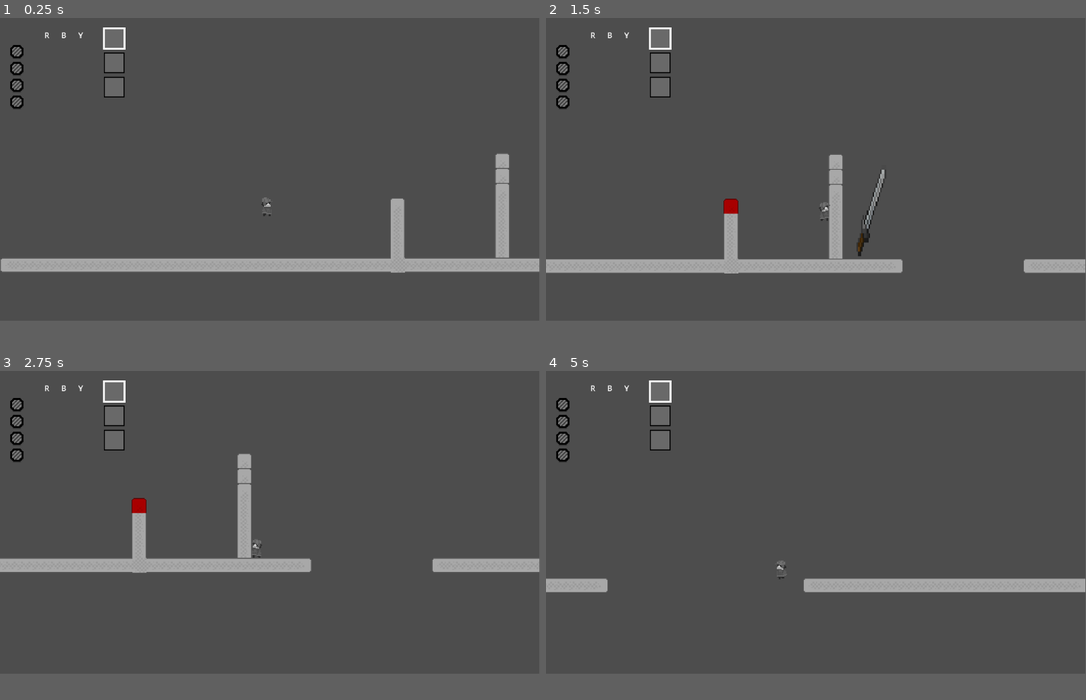
Above: before the commit, frames 1-4 (two rows, left to right).
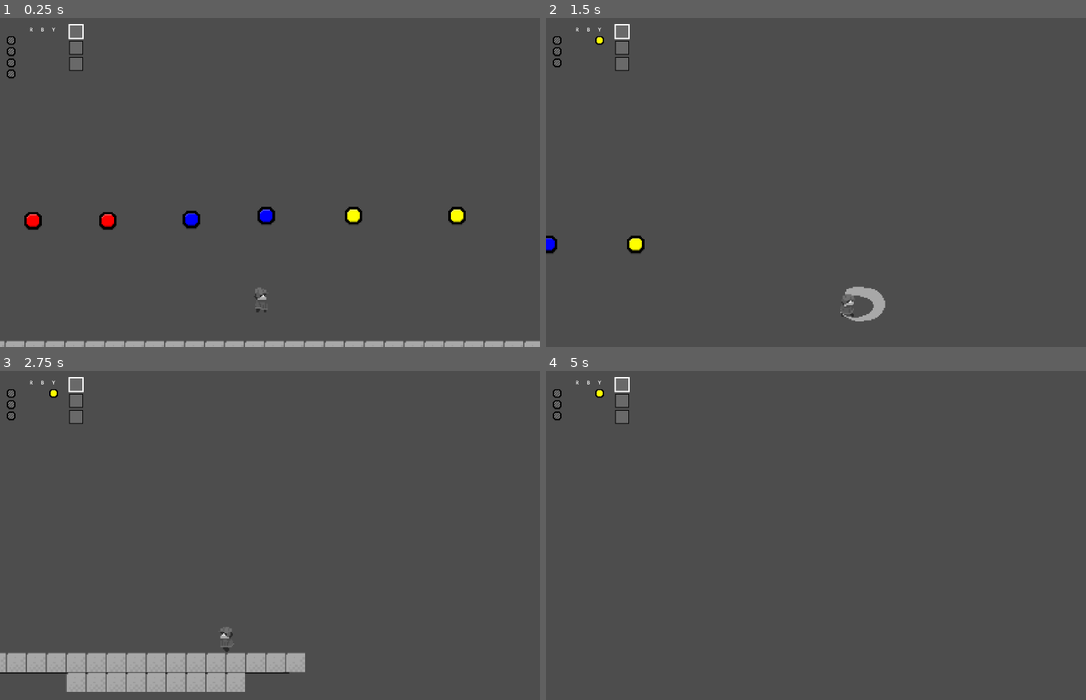
Above: after the commit, the same moments.

Repository: HimeWoo/untitled-paint-game
Game: Godot game, scene res://scenes/item_test.tscn
Same seed, same stepped clock (60 frames per second), same inputs: the game is played once before the commit and once after it. Before the commit the project starts from res://scenes/levels/tutorial.tscn.
Inputs (mouse positions are in pixels of both pictures, inside the frame that each line leads up to):
- Up to frame 1 (0.25 s): no input
- Up to frame 2 (1.5 s): tap Enter (queue_confirm) at 0.5 s; move the mouse to (934, 152) at 0.52 s; hold D (move_right) from 0.53 s (still down); tap Shift (dash) at 0.6 s; click (934, 152) at 0.67 s; tap Space (jump) at 0.77 s; tap J (melee_attack) at 0.8, 1.35 s; move the mouse to (708, 185) at 1.27 s
- Up to frame 3 (2.75 s): tap Space (jump) at 1.52 s; tap S (look_down, bound only after the commit) at 1.55 s; move the mouse to (324, 456) at 2.02 s; release D (move_right) at 2.03 s; hold A (move_left) from 2.03 s (still down); hold S (look_down, bound only after the commit) from 2.03 s (still down); tap W (look_up, bound only after the commit) at 2.3 s
- Up to frame 4 (5 s): move the mouse to (789, 581) at 2.77 s; release A (move_left) at 2.78 s; release S (look_down, bound only after the commit) at 2.78 s; hold D (move_right) 2.78-4.28 s; tap W (look_up, bound only after the commit) at 2.85 s; click (789, 581) at 2.92 s; tap Space (jump) at 3.02, 3.77, 4.52 s; tap Shift (dash) at 3.05, 3.6 s; move the mouse to (978, 568) at 3.52 s; tap J (melee_attack) at 3.8, 4.35 s; move the mouse to (654, 476) at 4.27 s; hold A (move_left) from 4.28 s (still down); tap S (look_down, bound only after the commit) at 4.55 s
In our replay, the window is 799x449 before the commit and 800x488 after it. These sizes can differ from the game's own. Grey fills any space a smaller window leaves; there, only what the larger window draws over its background counts as a difference.

The runs differ from the first frame. In frame 1, 9.4% of the frame differs, in the area x 0-100%, y 1-100%; in frame 2, 7.0%; in frame 3, 11%, in the area x 0-100%, y 1-98%; in frame 4, 4.2%.

Commit message:
add: player anims for slashing

Diff:
--- a/untitled-paint-game/project.godot
+++ b/untitled-paint-game/project.godot
@@ -11,13 +11,18 @@
 [application]
 
 config/name="untitled-paint-game"
-run/main_scene="uid://mw8qnwfxu075"
+run/main_scene="uid://5j7165prjd2j"
 config/features=PackedStringArray("4.5", "GL Compatibility")
 config/icon="res://assets/icon.svg"
 
 [autoload]
 
 UISignals="*res://scripts/ui/ui_signals.gd"
+
+[display]
+
+window/size/viewport_width=1732
+window/size/viewport_height=1058
 
 [input]
 
@@ -86,6 +91,16 @@
 "events": [Object(InputEventKey,"resource_local_to_scene":false,"resource_name":"","device":-1,"window_id":0,"alt_press …(192 unchanged characters)…
 ]
 }
+look_up={
+"deadzone": 0.2,
+"events": [Object(InputEventKey,"resource_local_to_scene":false,"resource_name":"","device":-1,"window_id":0,"alt_pressed":false,"shift_pressed":false,"ctrl_pressed":false,"meta_pressed":false,"pressed":false,"keycode":0,"physical_keycode":87,"key_label":0,"unicode":119,"location":0,"echo":false,"script":null)
+]
+}
+look_down={
+"deadzone": 0.2,
+"events": [Object(InputEventKey,"resource_local_to_scene":false,"resource_name":"","device":-1,"window_id":0,"alt_pressed":false,"shift_pressed":false,"ctrl_pressed":false,"meta_pressed":false,"pressed":false,"keycode":0,"physical_keycode":83,"key_label":0,"unicode":115,"location":0,"echo":false,"script":null)
+]
+}
 
 [layer_names]
 
--- a/untitled-paint-game/scenes/MeleeAttack.tscn
+++ b/untitled-paint-game/scenes/MeleeAttack.tscn
@@ -6,7 +6,7 @@
 [sub_resource type="RectangleShape2D" id="RectangleShape2D_om11h"]
 
 [node name="MeleeAttack" type="Area2D"]
-scale = Vector2(4.4366307, 4.631315)
+scale = Vector2(1.4001459, 1.7144544)
 script = ExtResource("1_xyme3")
 
 [node name="CollisionShape2D" type="CollisionShape2D" parent="."]
@@ -14,6 +14,7 @@
 shape = SubResource("RectangleShape2D_om11h")
 
 [node name="Sprite2D" type="Sprite2D" parent="CollisionShape2D"]
+visible = false
 position = Vector2(2.9802322e-08, -0.12498224)
 scale = Vector2(0.024449877, 0.024144296)
 texture = ExtResource("2_om11h")
--- a/untitled-paint-game/scenes/item_test.tscn
+++ b/untitled-paint-game/scenes/item_test.tscn
@@ -171,7 +171,7 @@
 [node name="Camera2D" type="Camera2D" parent="Player"]
 position = Vector2(7, -77)
 scale = Vector2(5.9099555, -5.2295876)
-zoom = Vector2(2, 2)
+zoom = Vector2(4, 4)
 process_callback = 0
 position_smoothing_enabled = true
 position_smoothing_speed = 6.0
--- a/untitled-paint-game/scenes/player.tscn
+++ b/untitled-paint-game/scenes/player.tscn
@@ -1,8 +1,12 @@
-[gd_scene load_steps=16 format=3 uid="uid://b3rae3dafdwir"]
+[gd_scene load_steps=32 format=3 uid="uid://b3rae3dafdwir"]
 
 [ext_resource type="Script" uid="uid://c40lun7bwqact" path="res://scripts/player.gd" id="1_g2els"]
 [ext_resource type="Texture2D" uid="uid://cknx0cbgr468d" path="res://assets/charas/player-idle.png" id="2_dqkch"]
+[ext_resource type="Texture2D" uid="uid://c72k2yqwt1rq4" path="res://assets/charas/player-dash.png" id="2_qlg0r"]
 [ext_resource type="Texture2D" uid="uid://dlju23wppi6q2" path="res://assets/charas/player-walk.png" id="3_qlg0r"]
+[ext_resource type="Texture2D" uid="uid://ksv6bxh1xry4" path="res://assets/charas/player-slash_down.png" id="4_fjrip"]
+[ext_resource type="Texture2D" uid="uid://kcon0l3haefg" path="res://assets/charas/player-slash_side.png" id="5_smehm"]
+[ext_resource type="Texture2D" uid="uid://8paelyih6n1g" path="res://assets/charas/player-slash_up.png" id="6_ur7pv"]
 
 [sub_resource type="AtlasTexture" id="AtlasTexture_tuyoq"]
 atlas = ExtResource("2_dqkch")
@@ -27,6 +31,54 @@
 [sub_resource type="AtlasTexture" id="AtlasTexture_d2wvv"]
 atlas = ExtResource("2_dqkch")
 region = Rect2(80, 0, 16, 20)
+
+[sub_resource type="AtlasTexture" id="AtlasTexture_4r5pv"]
+atlas = ExtResource("4_fjrip")
+region = Rect2(0, 0, 40, 64)
+
+[sub_resource type="AtlasTexture" id="AtlasTexture_60mlk"]
+atlas = ExtResource("4_fjrip")
+region = Rect2(40, 0, 40, 64)
+
+[sub_resource type="AtlasTexture" id="AtlasTexture_i4ail"]
+atlas = ExtResource("4_fjrip")
+region = Rect2(80, 0, 40, 64)
+
+[sub_resource type="AtlasTexture" id="AtlasTexture_a38lo"]
+atlas = ExtResource("4_fjrip")
+region = Rect2(120, 0, 40, 64)
+
+[sub_resource type="AtlasTexture" id="AtlasTexture_qlg0r"]
+atlas = ExtResource("5_smehm")
+region = Rect2(0, 0, 64, 40)
+
+[sub_resource type="AtlasTexture" id="AtlasTexture_a8ls1"]
+atlas = ExtResource("5_smehm")
+region = Rect2(64, 0, 64, 40)
+
+[sub_resource type="AtlasTexture" id="AtlasTexture_qfm1y"]
+atlas = ExtResource("5_smehm")
+region = Rect2(128, 0, 64, 40)
+
+[sub_resource type="AtlasTexture" id="AtlasTexture_fulsm"]
+atlas = ExtResource("5_smehm")
+region = Rect2(192, 0, 64, 40)
+
+[sub_resource type="AtlasTexture" id="AtlasTexture_4ni07"]
+atlas = ExtResource("6_ur7pv")
+region = Rect2(0, 0, 40, 64)
+
+[sub_resource type="AtlasTexture" id="AtlasTexture_l71n6"]
+atlas = ExtResource("6_ur7pv")
+region = Rect2(40, 0, 40, 64)
+
+[sub_resource type="AtlasTexture" id="AtlasTexture_ke2ow"]
+atlas = ExtResource("6_ur7pv")
+region = Rect2(80, 0, 40, 64)
+
+[sub_resource type="AtlasTexture" id="AtlasTexture_ujl30"]
+atlas = ExtResource("6_ur7pv")
+region = Rect2(120, 0, 40, 64)
 
 [sub_resource type="AtlasTexture" id="AtlasTexture_3v2ag"]
 atlas = ExtResource("3_qlg0r")
@@ -48,6 +100,14 @@
 animations = [{
 "frames": [{
 "duration": 1.0,
+"texture": ExtResource("2_qlg0r")
+}],
+"loop": true,
+"name": &"dash",
+"speed": 3.0
+}, {
+"frames": [{
+"duration": 1.0,
 "texture": SubResource("AtlasTexture_tuyoq")
 }, {
 "duration": 1.0,
@@ -68,6 +128,57 @@
 "loop": true,
 "name": &"idle",
 "speed": 12.0
+}, {
+"frames": [{
+"duration": 1.0,
+"texture": SubResource("AtlasTexture_4r5pv")
+}, {
+"duration": 1.0,
+"texture": SubResource("AtlasTexture_60mlk")
+}, {
+"duration": 1.0,
+"texture": SubResource("AtlasTexture_i4ail")
+}, {
+"duration": 1.0,
+"texture": SubResource("AtlasTexture_a38lo")
+}],
+"loop": true,
+"name": &"slash_down",
+"speed": 9.0
+}, {
+"frames": [{
+"duration": 1.0,
+"texture": SubResource("AtlasTexture_qlg0r")
+}, {
+"duration": 1.0,
+"texture": SubResource("AtlasTexture_a8ls1")
+}, {
+"duration": 1.0,
+"texture": SubResource("AtlasTexture_qfm1y")
+}, {
+"duration": 1.0,
+"texture": SubResource("AtlasTexture_fulsm")
+}],
+"loop": true,
+"name": &"slash_side",
+"speed": 9.0
+}, {
+"frames": [{
+"duration": 1.0,
+"texture": SubResource("AtlasTexture_4ni07")
+}, {
+"duration": 1.0,
+"texture": SubResource("AtlasTexture_l71n6")
+}, {
+"duration": 1.0,
+"texture": SubResource("AtlasTexture_ke2ow")
+}, {
+"duration": 1.0,
+"texture": SubResource("AtlasTexture_ujl30")
+}],
+"loop": true,
+"name": &"slash_up",
+"speed": 9.0
 }, {
 "frames": [{
 "duration": 1.0,
@@ -97,9 +208,9 @@
 
 [node name="AnimatedSprite2D" type="AnimatedSprite2D" parent="."]
 sprite_frames = SubResource("SpriteFrames_a8ls1")
-animation = &"walk"
+animation = &"slash_down"
 autoplay = "idle"
-frame_progress = 0.70874274
+frame_progress = 0.04223641
 
 [node name="CollisionShape2D" type="CollisionShape2D" parent="."]
 position = Vector2(-0.5, 0)
--- a/untitled-paint-game/scripts/melee_attack.gd
+++ b/untitled-paint-game/scripts/melee_attack.gd
@@ -9,6 +9,7 @@
 var _selected_color: PaintColor.Colors
 var owner_body: Node2D
 var hit_objects: Array = []
+var _attack_dir: Vector2 = Vector2.RIGHT
 
 
 func _ready() -> void:
@@ -19,13 +20,16 @@
 	area_entered.connect(_on_area_entered)
 
 
-func start_attack(attacker: Node2D, facing_dir: int, terrain: TileMapLayer, color: PaintColor.Colors) -> void:
+func start_attack(attacker: Node2D, attack_dir: Vector2, terrain: TileMapLayer, color: PaintColor.Colors) -> void:
 	owner_body = attacker
+	_attack_dir = attack_dir.normalized()
+	if _attack_dir == Vector2.ZERO:
+		_attack_dir = Vector2.RIGHT
 	_tilemap = terrain
 	_selected_color = color
 	hit_objects.clear()
 
-	scale.x = facing_dir
+	scale.x = sign(_attack_dir.x) if abs(_attack_dir.x) > 0.0 else 1.0
 	visible = true
 	monitoring = true
 
@@ -45,7 +49,10 @@
 	hit_objects.append(target)
 	if target.has_method("apply_damage"):
 		var final_knockback = knockback_force
-		final_knockback.x *= scale.x
+		if abs(_attack_dir.x) > 0.0:
+			final_knockback.x *= sign(_attack_dir.x)
+		elif abs(_attack_dir.y) > 0.0:
+			final_knockback = Vector2(0, abs(knockback_force.x) * sign(_attack_dir.y))
 
 		target.apply_damage(damage, final_knockback)
 		print("Hit ", target.name, " for ", damage)
--- a/untitled-paint-game/scripts/player.gd
+++ b/untitled-paint-game/scripts/player.gd
@@ -5,10 +5,10 @@
 var can_shoot := true
 
 # ---------- MOVEMENT VARIABLES ----------
-const SPEED = 300.0
+const SPEED = 200.0
 const JUMP_VELOCITY = -400.0
-const DASH_SPEED = 700.0
-const DASH_TIME = 0.15
+const DASH_SPEED = 500.0
+const DASH_TIME = 0.10
 const DASH_COOLDOWN = 0.5
 const GROUND_ACCEL = 2000.0
 const GROUND_DECEL = 3000.0
@@ -35,6 +35,7 @@
 
 var facing_dir := 1
 var teleport_cooldown_timer := 0.0
+var default_speed_scale := 1.0
 
 @export var attack_scene: PackedScene = preload("res://scenes/MeleeAttack.tscn")
 
@@ -46,6 +47,7 @@
 
 func _ready() -> void:
 	jumps_left = 1
+	default_speed_scale = sprite.speed_scale
 	#inventory.select_index(0)
 
 # need to update this for new the paint queue controls
@@ -194,6 +196,7 @@
 			pass
 
 	if Input.is_action_just_pressed("dash") and dash_cooldown_timer <= 0.0 and not is_dashing:
+
 		var left := Input.is_action_pressed("move_left")
 		var right := Input.is_action_pressed("move_right")
 		dash_direction = int(right) - int(left)
@@ -258,24 +261,45 @@
 	move_and_slide()
 
 func start_dash() -> void:
+	sprite.play("dash")
+	# Stretch the dash animation to the whole dash window
+	var frames := sprite.sprite_frames
+	if frames and frames.has_animation("dash"):
+		var frame_count := frames.get_frame_count("dash")
+		var anim_fps := frames.get_animation_speed("dash")
+		if frame_count > 0 and anim_fps > 0.0:
+			var desired_fps := float(frame_count) / DASH_TIME
+			sprite.speed_scale = desired_fps / anim_fps
 	is_dashing = true
 	dash_timer = DASH_TIME
 	dash_cooldown_timer = DASH_COOLDOWN
 
 func end_dash() -> void:
 	is_dashing = false
+	sprite.speed_scale = default_speed_scale
 	dash_decel_timer = DASH_DECEL_DURATION
 
 func perform_slash() -> void:
 	if not can_attack:
 		return
 
+	var attack_dir := _get_attack_direction()
+	if attack_dir == Vector2.ZERO:
+		attack_dir = Vector2(facing_dir, 0)
+	var attack_offset := attack_dir.normalized() * 15.0
+	var attack_anim := "slash_side"
+	if attack_dir.y < 0:
+		attack_anim = "slash_up"
+	elif attack_dir.y > 0:
+		attack_anim = "slash_down"
+	sprite.play(attack_anim)
+
 	is_attacking = true
 	can_attack = false
 	var attack_instance = attack_scene.instantiate()
-	attack_instance.position = Vector2(50 * facing_dir, 0)
+	attack_instance.position = attack_offset
 	add_child(attack_instance)
-	attack_instance.start_attack(self, facing_dir, terrain_map, selector.get_selection().color)
+	attack_instance.start_attack(self, attack_dir, terrain_map, selector.get_selection().color)
 	await get_tree().create_timer(ATTACK_COOLDOWN).timeout
 	is_attacking = false
 	can_attack = true
@@ -285,6 +309,8 @@
 	if sprite == null:
 		return
 	sprite.flip_h = facing_dir < 0
+	if is_attacking:
+		return
 	var is_moving: bool = abs(velocity.x) > 5.0
 	var target_anim := "walk" if is_moving else "idle"
 	if sprite.animation != target_anim:
@@ -322,3 +348,11 @@
 
 func _action_queue_clear() -> void:
 	selector.clear_selection()
+
+
+func _get_attack_direction() -> Vector2:
+	if Input.is_action_pressed("look_up"):
+		return Vector2.UP
+	if Input.is_action_pressed("look_down"):
+		return Vector2.DOWN
+	return Vector2(facing_dir, 0)
Not shown, added: untitled-paint-game/assets/charas/player-dash.png.import
Not shown, added: untitled-paint-game/assets/charas/player-jump.png.import
Not shown, added: untitled-paint-game/assets/charas/player-slash_down.png.import
Not shown, added: untitled-paint-game/assets/charas/player-slash_side.png.import
Not shown, added: untitled-paint-game/assets/charas/player-slash_up.png.import
